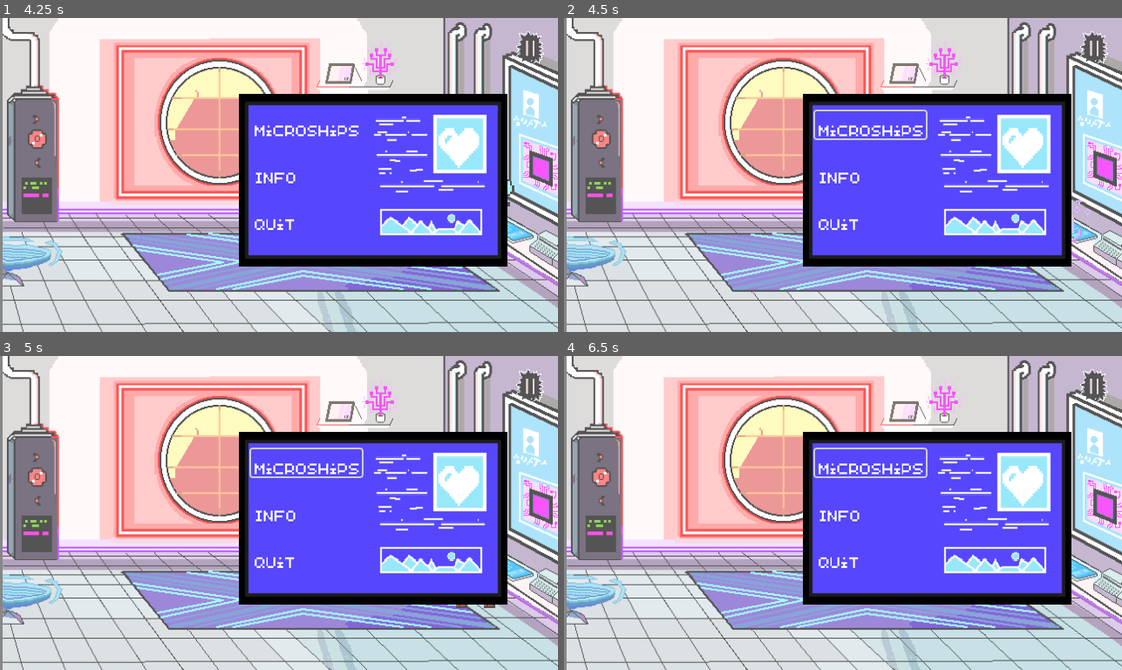
Above: before the commit, frames 1-4 (two rows, left to right).
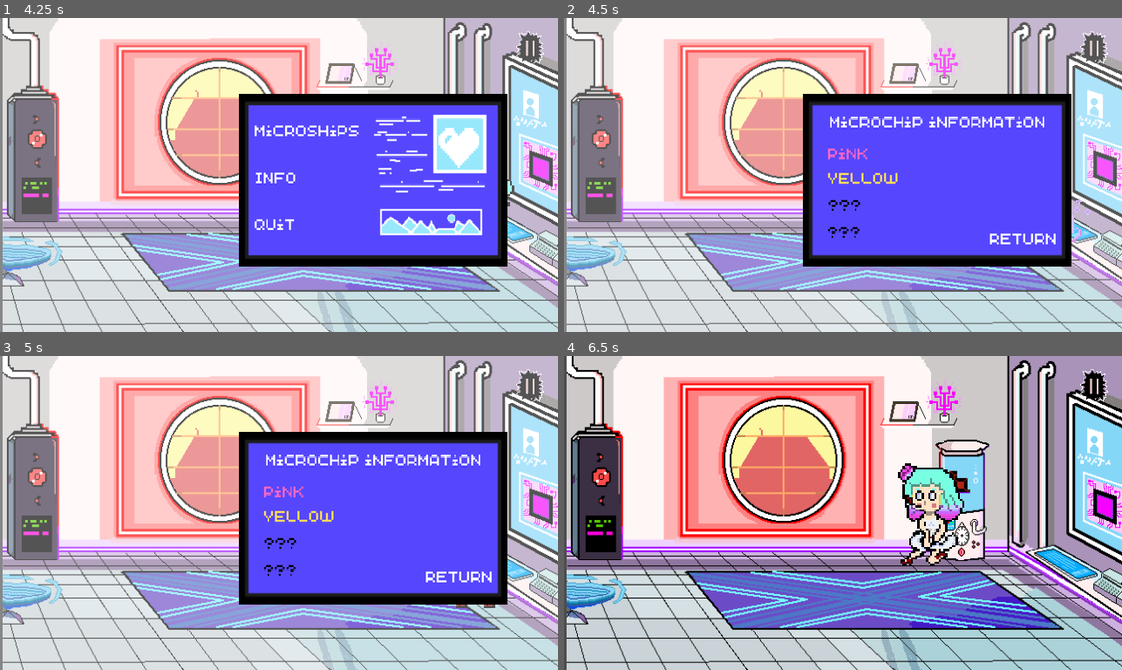
Above: after the commit, the same moments.

Repository: ifoudil/Chromatic-Requiem
Game: Godot game, scene res://Scenes/player.tscn
Same seed, same stepped clock (60 frames per second), same inputs: the game is played once before the commit and once after it. This scene is started directly instead of the project's main scene.
Inputs (mouse positions are in pixels of both pictures, inside the frame that each line leads up to):
- Up to frame 1 (4.25 s): tap Enter at 0.5 s; hold Right (move_right) 0.53-2.03 s; tap Z (atk) at 0.6, 2.1, 3.6 s; tap Space (jump) at 0.77, 1.52, 3.02, 3.77 s; tap N (switch_idle) at 1.35, 2.85 s; hold Left (move_left) 2.03-2.78 s; hold Right (move_right) from 2.78 s (still down)
- Up to frame 2 (4.5 s): release Right (move_right) at 4.25 s; click (870, 124) at 4.25 s
- Up to frame 3 (5 s): no input
- Up to frame 4 (6.5 s): click (1015, 578) at 5.02 s; tap Space (jump) at 5.75, 6.02 s; hold Left (move_left) from 5.78 s (still down); tap N (switch_idle) at 5.85 s

Frame 1 is identical in both runs. In frame 2, 5.3% of the frame differs, in the area x 44-90%, y 27-76%; in frame 3, 5.3%; in frame 4, 71%, in the area x 0-100%, y 0-100%.

Commit message:
menu designs 0/3

Diff:
--- a/Scenes/fleche.tscn
+++ b/Scenes/fleche.tscn
@@ -1,6 +1,6 @@
 [gd_scene load_steps=6 format=3 uid="uid://1yw2wwk40nga"]
 
-[ext_resource type="Script" uid="uid://cdkutwc758j3f" path="res://scripts/fleche.gd" id="1_kqsui"]
+[ext_resource type="Script" uid="uid://cdkutwc758j3f" path="res://Scripts/fleche.gd" id="1_kqsui"]
 [ext_resource type="Texture2D" uid="uid://b433d70kmbr1x" path="res://Assets/projectile2.png" id="2_d3yu3"]
 [ext_resource type="Texture2D" uid="uid://dma34ivnchnev" path="res://Assets/projectile.png" id="2_he104"]
 
--- a/Scenes/menu.tscn
+++ b/Scenes/menu.tscn
@@ -1,8 +1,9 @@
-[gd_scene load_steps=5 format=3 uid="uid://bnpugvblpnqgf"]
+[gd_scene load_steps=6 format=3 uid="uid://bnpugvblpnqgf"]
 
 [ext_resource type="Script" uid="uid://d18hovlm31dt8" path="res://Scripts/menu.gd" id="1_1rerr"]
 [ext_resource type="Texture2D" uid="uid://62r1gt6wam3c" path="res://Assets/microships.png" id="2_xhh6f"]
-[ext_resource type="Texture2D" uid="uid://d2628a2bt4kw0" path="res://Assets/perso_chroma_requiem (55) copie 3.png" id="3_cayip"]
+[ext_resource type="Texture2D" uid="uid://c3mlyd171mlqh" path="res://Assets/info_.png" id="3_cayip"]
+[ext_resource type="Texture2D" uid="uid://bc7sdrbj00yfg" path="res://Assets/microship_pink.png" id="4_158mb"]
 
 [sub_resource type="SpriteFrames" id="SpriteFrames_cayip"]
 animations = [{
@@ -22,9 +23,12 @@
 "name": &"info",
 "speed": 5.0
 }, {
-"frames": [],
+"frames": [{
+"duration": 1.0,
+"texture": ExtResource("4_158mb")
+}],
 "loop": true,
-"name": &"microships",
+"name": &"microship_pink",
 "speed": 5.0
 }]
 
@@ -41,6 +45,7 @@
 position = Vector2(428, 186)
 scale = Vector2(0.964063, 1.10278)
 sprite_frames = SubResource("SpriteFrames_cayip")
+animation = &"microship_pink"
 
 [node name="VBoxContainer" type="VBoxContainer" parent="."]
 offset_left = 288.0
@@ -68,6 +73,42 @@
 "
 flat = true
 
+[node name="Control" type="Control" parent="."]
+layout_mode = 3
+anchors_preset = 0
+offset_right = 40.0
+offset_bottom = 40.0
+
+[node name="return" type="Button" parent="Control"]
+layout_mode = 2
+offset_left = 472.0
+offset_top = 239.0
+offset_right = 570.0
+offset_bottom = 270.0
+text = "
+"
+flat = true
+
+[node name="pink" type="Button" parent="Control"]
+layout_mode = 2
+offset_left = 296.0
+offset_top = 140.0
+offset_right = 353.0
+offset_bottom = 171.0
+text = "
+"
+flat = true
+
+[node name="yellow" type="Button" parent="Control"]
+modulate = Color(1, 1, 1, 0)
+layout_mode = 2
+offset_left = 300.0
+offset_top = 170.0
+offset_right = 390.0
+offset_bottom = 201.0
+
 [connection signal="pressed" from="VBoxContainer/microships" to="." method="_on_microships_pressed"]
 [connection signal="pressed" from="VBoxContainer/info" to="." method="_on_info_pressed"]
 [connection signal="pressed" from="VBoxContainer/Quitter" to="." method="_on_quitter_pressed"]
+[connection signal="pressed" from="Control/return" to="." method="_on_return_pressed"]
+[connection signal="pressed" from="Control/pink" to="." method="_on_pink_pressed"]
--- a/Scenes/rock.tscn
+++ b/Scenes/rock.tscn
@@ -1,6 +1,6 @@
 [gd_scene load_steps=6 format=3 uid="uid://qx5m5vd6gg7x"]
 
-[ext_resource type="Script" uid="uid://lom2hjgrqmca" path="res://scripts/rock.gd" id="1_vd8au"]
+[ext_resource type="Script" uid="uid://lom2hjgrqmca" path="res://Scripts/rock.gd" id="1_vd8au"]
 [ext_resource type="Texture2D" uid="uid://xfsvrqydspoi" path="res://Assets/rock.png" id="2_1rhfe"]
 [ext_resource type="Texture2D" uid="uid://bnfn6mjdqygbg" path="res://Assets/rock2.png" id="3_1np5q"]
 
--- a/Scripts/baddieYellow.gd
+++ b/Scripts/baddieYellow.gd
@@ -140,13 +140,13 @@
 		if timer_started:
 			time_passed += delta
 			# La transition vers phase2 ne peut se faire QUE si on est au sol
-			if time_passed >= 1.0 and is_on_floor():
+			if time_passed >= 15.0 and is_on_floor():
 				start_transition_to_phase2()
 
 		if reloading_started:
 			reloading_time += delta
 			# La transition vers normal ne peut se faire QUE si on est au sol
-			if reloading_time >= 7.0 and is_on_floor():
+			if reloading_time >= 10.0 and is_on_floor():
 				start_transition_to_normal()
 
 func _on_frame_changed():
--- a/Scripts/menu.gd
+++ b/Scripts/menu.gd
@@ -2,14 +2,33 @@
 
 func _ready():
 	$AnimatedSprite2D.play("default")
+	$Control.visible = false
 
 func _on_quitter_pressed() -> void:
 	$AnimatedSprite2D.play("default")
 	self.visible = false
 
 func _on_info_pressed() -> void:
-	$AnimatedSprite2D.play("info")
+	$AnimatedSprite2D.play("kk")
 
 
 func _on_microships_pressed() -> void:
-	$AnimatedSprite2D.play("microships")
+	$AnimatedSprite2D.play("info")
+	$VBoxContainer.visible = false
+	$Control.visible = true
+	$Control/pink.visible = true
+	$Control/yellow.visible = true
+
+
+func _on_return_pressed() -> void:
+	$Control.visible = false
+	self.visible = false
+	$VBoxContainer.visible = true
+	$AnimatedSprite2D.play("default")
+
+
+func _on_pink_pressed() -> void:
+	$AnimatedSprite2D.play("microship_pink")
+	$VBoxContainer.visible = false
+	$Control/pink.visible = false
+	$Control/yellow.visible = false
Binary file added: Assets/info_.png
Binary file added: Assets/info_micro.png
Binary file added: Assets/microship_pink.png
Not shown, changed: .DS_Store
Not shown, changed: Assets/.DS_Store
